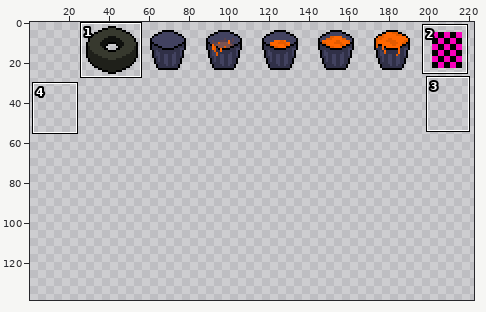
File history of a sprite sheet, assets/items.png. Above, an overview of the earlier version with the close-up marked.
Close-up. Old version:
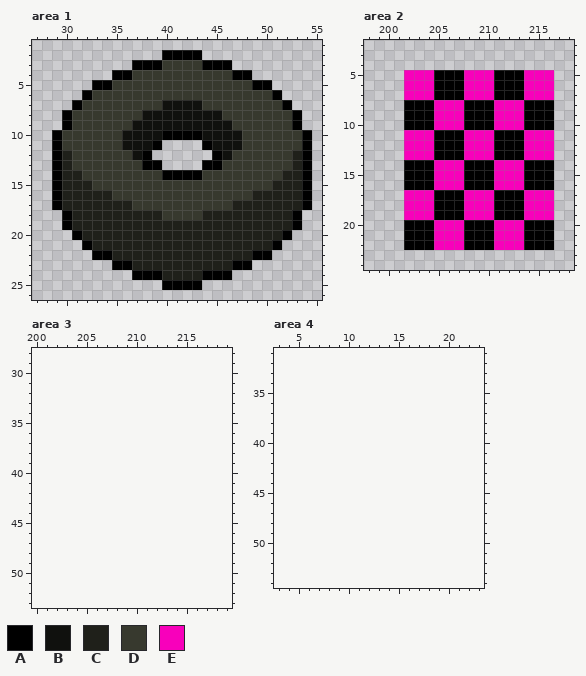
The file is 448x56 pixels, drawn in blocks of 2x2; one block is one cell here. Colours within 5 levels of each other are drawn and written as one. Shown: area 1: x 27..55, y 1..26; area 2: x 198..218, y 2..24; area 3: x 200..219, y 28..53; area 4: x 3..23, y 31..54. The old version is drawn lined up with the new one, on the new canvas. The wide view leaves out empty margins. The commit also changed other parts of the picture, which this record leaves out.
Palette (. is transparent): A #000000  B #10110e  C #1f201a  D #37392e  E #f800bb
Pixels before, area 1, first column x 29:
 2 ...........AAAA...........
 3 ........AAADDDDAAA........
 4 ......AADDDDDDDDDDAA......
 5 ....AADDDDDDDDDDDDDDAA....
 6 ...ADDDDDDDDDDDDDDDDDDA...
 7 ..ADDDDDDDDBBBBDDDDDDDDA..
 8 .ADDDDDDDBBBBBBBBDDDDDDDA.
 9 .ADDDDDDBBBBBBBBBBDDDDDDA.
10 ADDDDDDBBBBAAAABBBBDDDDDDA
11 ADDDDDDBBBA....ABBBDDDDDDA
12 ACDDDDDDBA......ABDDDDDDCA
13 ACDDDDDDDAA....AADDDDDDDCA
14 ACCDDDDDDDDAAAADDDDDDDDCCA
15 ACCCDDDDDDDDDDDDDDDDDDCCCA
16 ACCCCCDDDDDDDDDDDDDDCCCCCA
17 ACCCCCCCDDDDDDDDDDCCCCCCCA
18 .ACCCCCCCCCDDDDCCCCCCCCCA.
19 .ACCCCCCCCCCCCCCCCCCCCCCA.
20 ..ACCCCCCCCCCCCCCCCCCCCA..
21 ...ACCCCCCCCCCCCCCCCCCA...
22 ....AACCCCCCCCCCCCCCAA....
23 ......AACCCCCCCCCCAA......
24 ........AAACCCCAAA........
25 ...........AAAA...........
Pixels before, area 2, first column x 202:
 5 EEEAAAEEEAAAEEE
 6 EEEAAAEEEAAAEEE
 7 EEEAAAEEEAAAEEE
 8 AAAEEEAAAEEEAAA
 9 AAAEEEAAAEEEAAA
10 AAAEEEAAAEEEAAA
11 EEEAAAEEEAAAEEE
12 EEEAAAEEEAAAEEE
13 EEEAAAEEEAAAEEE
14 AAAEEEAAAEEEAAA
15 AAAEEEAAAEEEAAA
16 AAAEEEAAAEEEAAA
17 EEEAAAEEEAAAEEE
18 EEEAAAEEEAAAEEE
19 EEEAAAEEEAAAEEE
20 AAAEEEAAAEEEAAA
21 AAAEEEAAAEEEAAA
22 AAAEEEAAAEEEAAA
After:
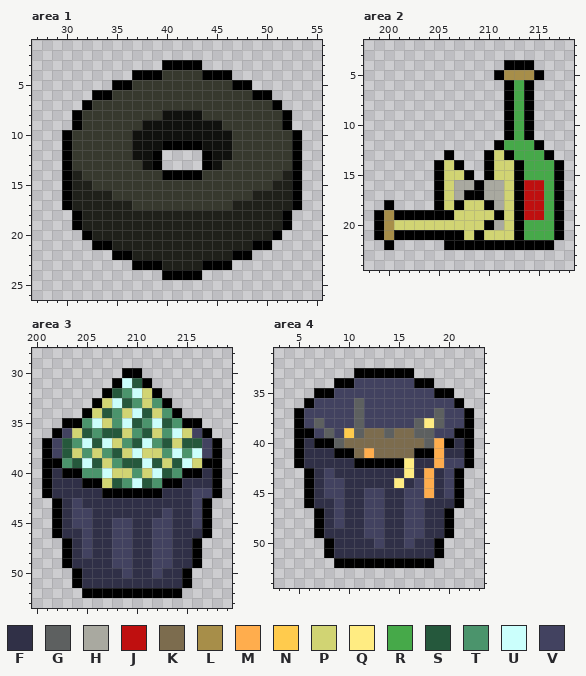
Colours new in this view: F #303047  G #5d6060  H #a9a9a0  J #bf0f0f  K #7c6c4e  L #a78e49  M #ffad4d  N #ffcb4d  P #d1d473  Q #ffec82  R #46a949  S #25583c  T #4b946c  U #cbfffc  V #424260
From old to new:
canvas 224x28 -> 224x140
Changed rows in their new state; - is an unchanged pixel.
Area 1:
first column x 29:
 2 -----------....-----------
 3 --------...AAAA...--------
 4 ------..AAA----AAA..------
 5 ----..AA----------AA..----
 6 ---.AA--------------AA.---
 7 --.A-------DDDD-------A.--
 8 -.A------DD----DD------A.-
 9 -.A-----D--------D-----A.-
10 .A-----D---BBBB---D-----A.
11 .A-----D--BAAAAB--D-----A.
12 .A-------BA----AB-------A.
13 .A-------B------B-------A.
14 .A----------------------A.
15 .A----------------------A.
16 .A----------------------A.
17 .A----------------------A.
18 -.A--------CCCC--------A.-
19 -.A--------------------A.-
20 --.A------------------A.--
21 ---.AA--------------AA.---
22 ----..AA----------AA..----
23 ------..AAA----AAA..------
24 --------...AAAA...--------
25 -----------....-----------
Area 2:
first column x 199:
 4 -------------AAA---
 5 ---.........-LLLA.-
 6 ---..........-RA..-
 7 ---..........-RA..-
 8 ---..........AR-..-
 9 ---..........AR-..-
10 ---..........AR-..-
11 ---..........-RA..-
12 ---.........-RRRA.-
13 ---....-...AP-RRRA-
14 ---...APA..-PPARRRA
15 ---...APP-.-PPARRRA
16 ---...APHH-HHPAJJRA
17 ---...-PHAAHHP-JJRA
18 -A-...-P-PPAHP-JJRA
19 ALAAAA--PPPP-P-JJRA
20 ALPPPPPPPPP-HPARRRA
21 ALA---AAAP-PPPARRRA
22 -A-....AA---AAA----
Area 3:
first column x 201:
30 --------AA--------
31 -------AUSA-------
32 ------ASTUPA------
33 -----APUSTPTA-----
34 ----APSTPUSPTA----
35 --AATUPTUSTUSTAA--
36 -AVPSTSSPTSPTUPVA-
37 AVSTUSUPTSUTSPSSVA
38 AVSPTPTSPUPPTUTUVA
39 AATSUSPTSSUSPSUPAA
40 AFAATTUPPTPUSTAAFA
41 AFFFAAPSTUSTAAFFFA
42 AFFFFFAAAAAAFFFVVA
43 -AFVFFFFFFFFFFFVA-
44 -AFVVFFFFFFFVFFVA-
45 -AFVVFFVVFFVVFFVA-
46 -AFFVFFVVFFVVFFFA-
47 --AFVFFVVFFVVFFA--
48 --AFVFFVVFFVVFFA--
49 --AFFFFVVFFVVFFA--
50 ---AFFFFVFFVFFA---
51 ---AFFFFFFFFFFA---
52 ----AAAAAAAAAA----
Area 4:
first column x 5:
33 ------AAAAAA------
34 ----AAVVVVVVAA----
35 --AAVVVVVVVVVVAA--
36 -AVVVVGVVVVVVVVVA-
37 AVVVVVGVVVVVVVGVVA
38 AVGVVVGVVVVVGQGVVA
39 AAVGVNGKKGKKGGVVAA
40 AFAAGKKKKKKKKGMAFA
41 AFFFAAKMKKKKAAMFFA
42 AFFFFFAAAAAQFFMVVA
43 -AFVFFFFFFFQFMFVA-
44 -AFVVFFFFFQFVMFVA-
45 -AFVVFFVVFFVVMFVA-
46 -AFFVFFVVFFVVFFFA-
47 --AFVFFVVFFVVFFA--
48 --AFVFFVVFFVVFFA--
49 --AFFFFVVFFVVFFA--
50 ---AFFFFVFFVFFA---
51 ---AFFFFFFFFFFA---
52 ----AAAAAAAAAA----
Changed places in both close-ups, as pixel boxes (x1, y1, x2, y2):
changed: (52, 50, 312, 290)
changed: (374, 60, 564, 250)
added: (42, 368, 222, 598)
added: (294, 368, 474, 568)
